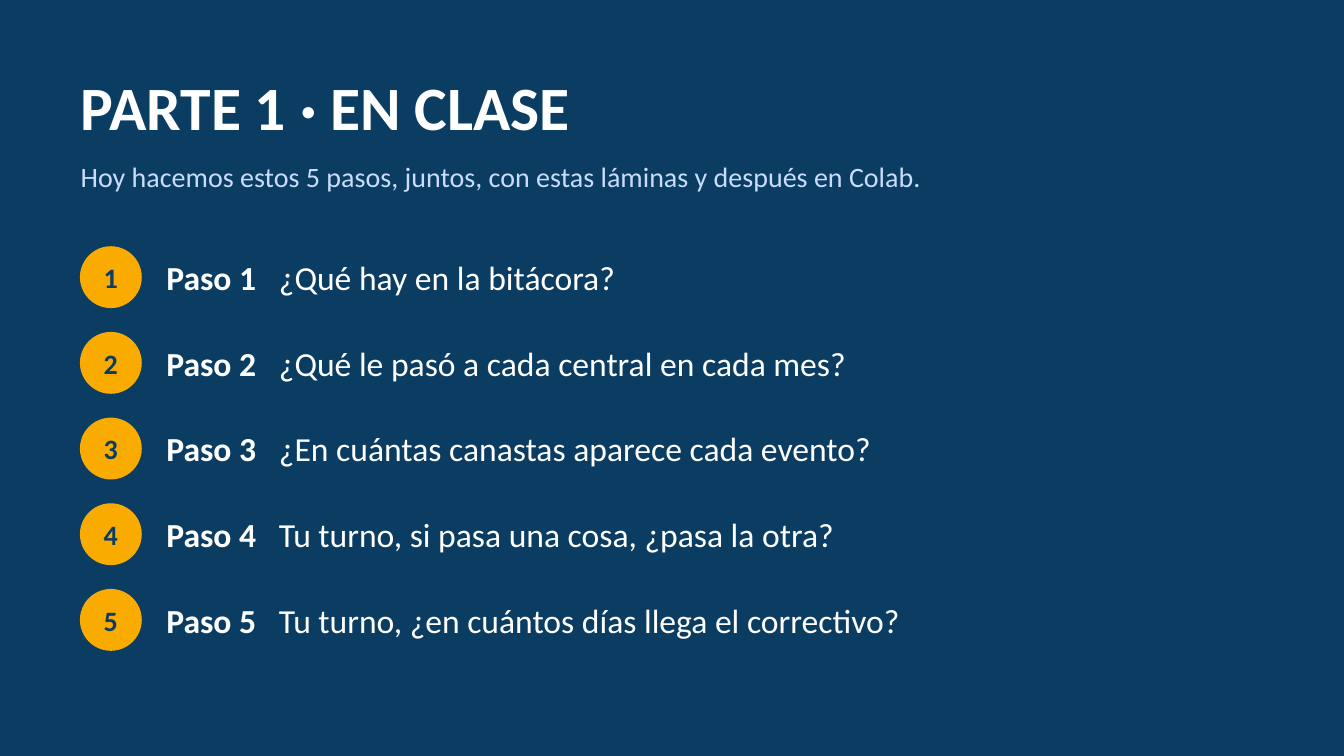
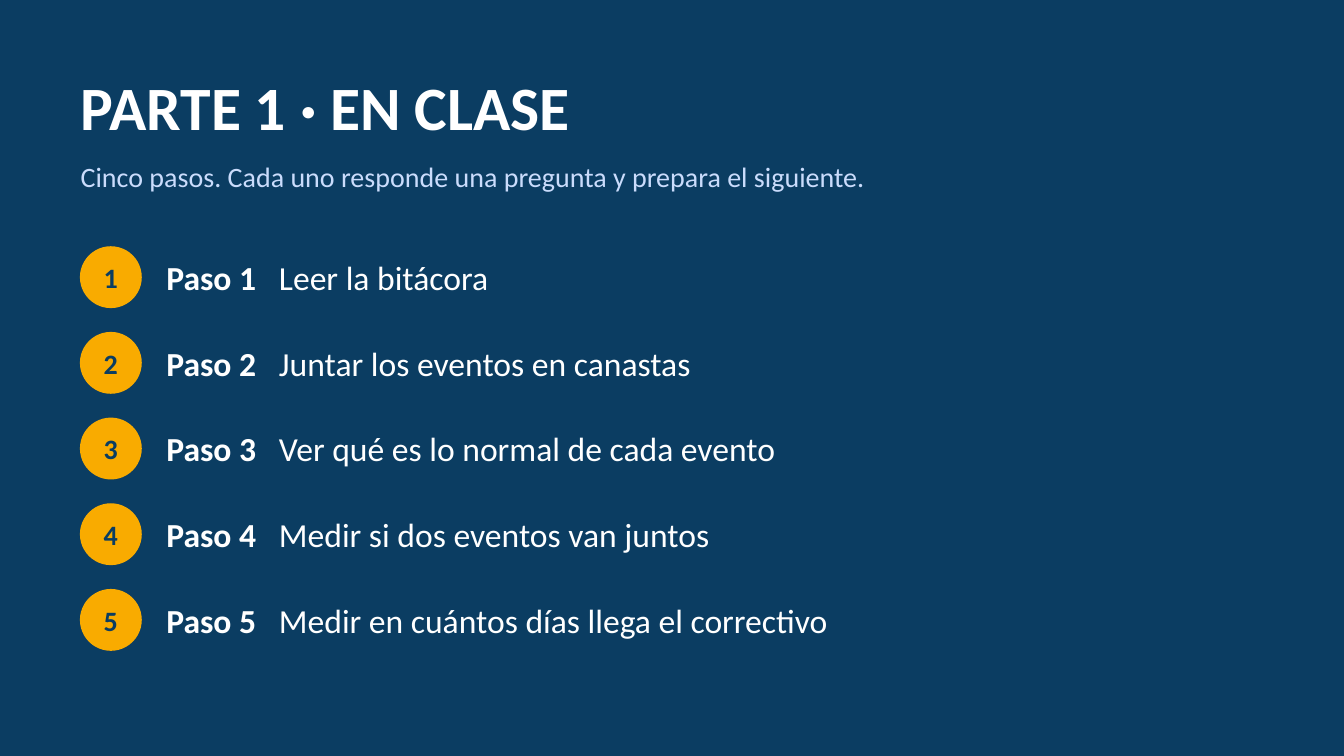
Before and after one commit to RodrigoMSB/curso-python-minergia, a slide deck: slide 4 of presentaciones/Simulador_Lab04_guiado.pptx (slide 2 before the commit). Drawn at 1344x756 pixels with LibreOffice and Linux fonts; fonts in the diff are those of the drawing. Boxes give left, top, right and bottom in pixels: in the first picture for what was removed or moved away, otherwise in the second. Text is boxed around its words. In the diff, an @@ line names an element or a change of style, - is before the commit and + after.

```diff
--- a/presentaciones/Simulador_Lab04_guiado.pptx
+++ b/presentaciones/Simulador_Lab04_guiado.pptx
@@ text at (x1=81, y1=167, x2=864, y2=192): text changed @@
-Hoy hacemos estos 5 pasos, juntos, con estas láminas y después en Colab.
+Cinco pasos. Cada uno responde una pregunta y prepara el siguiente.
@@ text at (x1=166, y1=266, x2=488, y2=291): text changed @@
-Paso 1 ¿Qué hay en la bitácora?
+Paso 1 Leer la bitácora
@@ text at (x1=166, y1=352, x2=691, y2=377): text changed @@
-Paso 2 ¿Qué le pasó a cada central en cada mes?
+Paso 2 Juntar los eventos en canastas
@@ text at (x1=166, y1=437, x2=775, y2=467): text changed @@
-Paso 3 ¿En cuántas canastas aparece cada evento?
+Paso 3 Ver qué es lo normal de cada evento
@@ text at (x1=166, y1=523, x2=709, y2=553): text changed @@
-Paso 4 Tu turno, si pasa una cosa, ¿pasa la otra?
+Paso 4 Medir si dos eventos van juntos
@@ text at (x1=166, y1=609, x2=828, y2=639): text changed @@
-Paso 5 Tu turno, ¿en cuántos días llega el correctivo?
+Paso 5 Medir en cuántos días llega el correctivo
```
Also in this commit, not shown: 29 other slides changed, 14 slides added, 45 slides removed.
